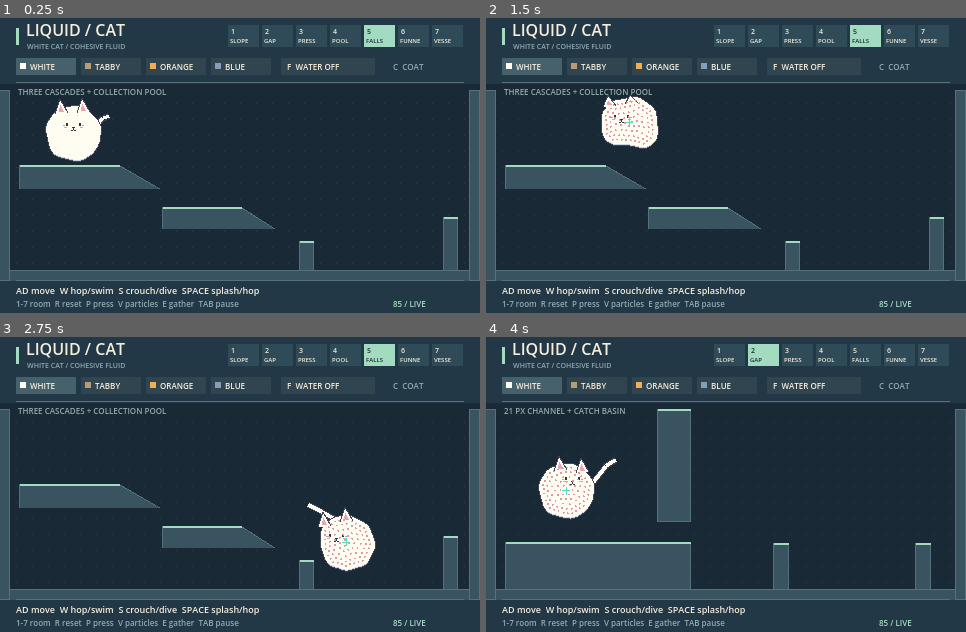
Above: before the commit, frames 1-4 (two rows, left to right).
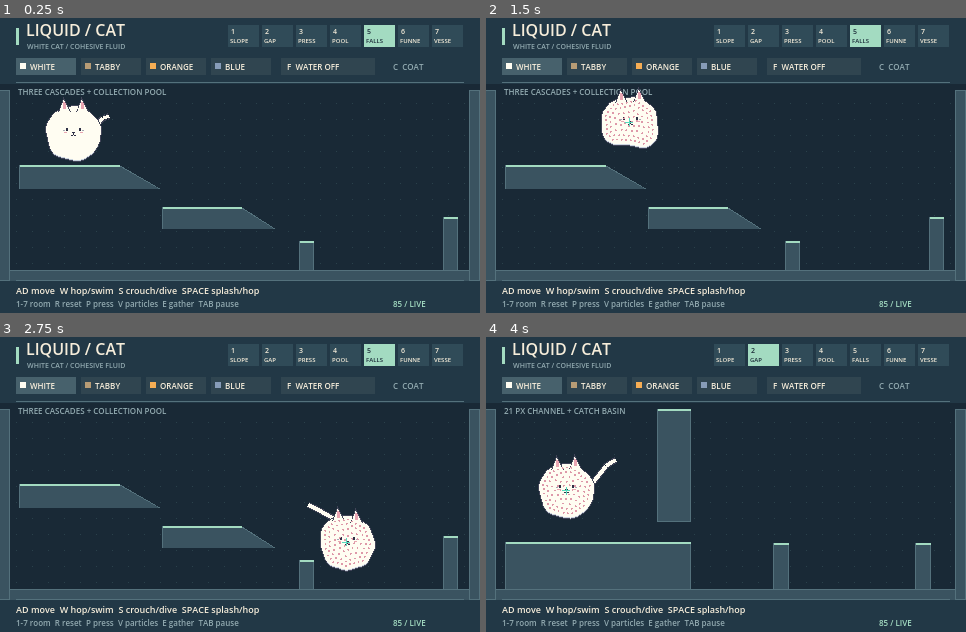
Above: after the commit, the same moments.

Repository: CKUN22/liquid_cat
Game: Godot game, scene res://scenes/cat_cascades.tscn
The game is run twice, just before and just after one commit, with the same random seed, the same clock (stepped at 60 frames per second) and the same inputs. The project has no main scene, so this scene is started directly.
Inputs (mouse positions are in pixels of both pictures, inside the frame that each line leads up to):
- Up to frame 1 (0.25 s): no input
- Up to frame 2 (1.5 s): tap Enter at 0.5 s; move the mouse to (831, 147) at 0.52 s; hold D (cat_right) 0.53-1.25 s; tap V at 0.6 s; click (831, 147) at 0.67 s; tap Space at 0.77 s; drag from (630, 177) to (702, 221) at 1.27 s
- Up to frame 3 (2.75 s): move the mouse to (288, 416) at 2.02 s; hold D (cat_right) from 2.03 s (still down); hold E from 2.03 s (still down)
- Up to frame 4 (4 s): release D (cat_right) at 2.75 s; release E at 2.75 s; drag from (702, 540) to (582, 437) at 2.77 s; move the mouse to (870, 525) at 3.52 s; hold A (cat_left) from 3.53 s (still down); tap 2 at 3.6 s; tap Space at 3.77 s

The runs differ from the first frame. In frame 1, 0.2% of the frame differs, in the area x 11-19%, y 26-40%; in frame 2, 0.2%; in frame 3, 0.2%, in the area x 66-76%, y 57-71%; in frame 4, 0.2%.

Commit message:
Fix face attachment, coat colors and markings after fluid recovery

Diff:
--- a/assetsimagecat/blue.tres
+++ b/assetsimagecat/blue.tres
@@ -9,6 +9,5 @@
 fur = Color(0.53, 0.61, 0.72, 1)
 shade = Color(0.37, 0.45, 0.58, 1)
 stripe = Color(0.31, 0.38, 0.50, 1)
-muzzle = Color(0.72, 0.78, 0.85, 1)
 ear = Color(0.76, 0.57, 0.68, 1)
 face = ExtResource("2")
--- a/assetsimagecat/cat_appearance.gd
+++ b/assetsimagecat/cat_appearance.gd
@@ -1,11 +1,10 @@
 extends Resource
-## Shared pixel palette; material markings are carried by the fluid particles.
+## Shared pixel palette. Water advects markings; fur rebuilds its coat pattern.
 
 @export var display_name := "WHITE"
 @export var fur := Color("fffdf2")
 @export var shade := Color("cbd5df")
 @export var stripe := Color("8b796c")
-@export var muzzle := Color("fffdf2")
 @export var ear := Color("e9a6b2")
 @export var striped := false
 @export var face: Texture2D = preload("res://assetsimagecat/face.svg")
--- a/assetsimagecat/orange.tres
+++ b/assetsimagecat/orange.tres
@@ -8,5 +8,4 @@
 fur = Color(0.96, 0.68, 0.33, 1)
 shade = Color(0.80, 0.46, 0.22, 1)
 stripe = Color(0.72, 0.34, 0.16, 1)
-muzzle = Color(1, 0.88, 0.64, 1)
 striped = true
--- a/assetsimagecat/tabby.tres
+++ b/assetsimagecat/tabby.tres
@@ -8,5 +8,4 @@
 fur = Color(0.72, 0.61, 0.46, 1)
 shade = Color(0.54, 0.44, 0.36, 1)
 stripe = Color(0.33, 0.29, 0.27, 1)
-muzzle = Color(0.95, 0.87, 0.70, 1)
 striped = true
--- a/scripts/liquid_cat.gd
+++ b/scripts/liquid_cat.gd
@@ -24,6 +24,16 @@
 var material_x := PackedFloat32Array()
 var material_y := PackedFloat32Array()
 var material_coordinates := PackedVector2Array()
+var body_mask := PackedByteArray()
+var feature_mask := PackedByteArray()
+var body_sum := PackedInt32Array()
+var face_size := Vector2i(21, 13)
+var face_scale := 1.0
+var face_supported := false
+var _face_texture: Texture2D
+var _face_image: Image
+var _body_bounds := Rect2i()
+var _last_feature_center := Vector2.ZERO
 var image: Image
 var surface: ImageTexture
 var center := Vector2.ZERO
@@ -47,6 +57,9 @@
 	field.resize(WIDTH * HEIGHT)
 	material_x.resize(WIDTH * HEIGHT)
 	material_y.resize(WIDTH * HEIGHT)
+	body_mask.resize(WIDTH * HEIGHT)
+	feature_mask.resize(WIDTH * HEIGHT)
+	body_sum.resize((WIDTH + 1) * (HEIGHT + 1))
 	image = Image.create(WIDTH, HEIGHT, false, Image.FORMAT_RGBA8)
 	surface = ImageTexture.create_from_image(image)
 	reset(Vector2(96, 125))
@@ -65,6 +78,7 @@
 	densities.resize(points.size())
 	center = _centroid()
 	face_position = center - Vector2(0, 2)
+	_last_feature_center = center
 	face_anchor = face_position
 	tail.clear()
 	for i in range(9):
@@ -247,21 +261,8 @@
 	return Color("438da9") if water_mode else appearance.shade
 
 func _update_features(delta: float) -> void:
-	# Keep the face in a dense neighborhood near the mass center rather than
-	# letting it lag on a thin trailing strand after flowing through a channel.
-	var weighted := Vector2.ZERO
-	var weight := 0.0
-	var desired := center - Vector2(0, 3)
-	for p in points:
-		var w := exp(-p.distance_squared_to(desired) / 200.0)
-		weighted += p * w
-		weight += w
-	var target := weighted / maxf(weight, 0.001)
-	if target.distance_to(center) > 24:
-		target = center + (target - center).limit_length(24)
-	face_position = face_position.lerp(target, 1.0 - exp(-8.0 * delta))
-	face_position = center + (face_position - center).limit_length(12)
-	face_anchor = face_position.round()
+	# Face placement uses the current rendered body mask, below. The physical
+	# centroid can be in a wall or between separate pools and is not a face anchor.
 	var rightmost := points[0]
 	for p in points:
 		if p.x > rightmost.x:
@@ -275,6 +276,7 @@
 	field.fill(0)
 	material_x.fill(0)
 	material_y.fill(0)
+	body_mask.fill(0)
 	image.fill(Color.TRANSPARENT)
 	var lower := Vector2i(WIDTH - 1, HEIGHT - 1)
 	var upper := Vector2i.ZERO
@@ -294,8 +296,7 @@
 					material_y[cell] += contribution * material_coordinates[particle].y
 	lower = lower.clamp(Vector2i(1, 1), Vector2i(WIDTH - 2, HEIGHT - 2))
 	upper = upper.clamp(Vector2i(1, 1), Vector2i(WIDTH - 2, HEIGHT - 2))
-	var base_color := _fur_color()
-	var shadow_color := _shade_color()
+	# First build the real visible body, including holes and solid occlusion.
 	for y in range(lower.y, upper.y + 1):
 		for x in range(lower.x, upper.x + 1):
 			var index := y * WIDTH + x
@@ -308,12 +309,30 @@
 					break
 			if in_solid:
 				continue
+			body_mask[index] = 1
+	_select_face_anchor(lower, upper)
+	var base_color := _fur_color()
+	var shadow_color := _shade_color()
+	var coat_center := (Vector2(lower) + Vector2(upper)) * 0.5
+	var coat_extent := Vector2(upper - lower).max(Vector2(30, 25))
+	for y in range(lower.y, upper.y + 1):
+		for x in range(lower.x, upper.x + 1):
+			var index := y * WIDTH + x
+			if body_mask[index] == 0:
+				continue
 			var color := base_color
 			if appearance.striped:
-				var u := material_x[index] / field[index]
-				var v := material_y[index] / field[index]
+				# Fur always reconstructs its recognizable coat in body space.
+				# Fluid particle mixing must not permanently scramble its identity.
+				var u := (x - coat_center.x) * 54.0 / coat_extent.x
+				var v := (y - coat_center.y) * 48.0 / coat_extent.y
+				if water_mode:
+					u = material_x[index] / field[index]
+					v = material_y[index] / field[index]
 				if absf(u) > 9 and posmod(int(v + sin(u * 0.19) * 3), 11) < 3:
-					color = appearance.stripe.lerp(color, 0.65 if water_mode else 0.0)
+					var face_distance := Vector2((x - face_anchor.x) / maxf(face_size.x * 0.65, 1), (y - face_anchor.y) / maxf(face_size.y * 0.8, 1)).length()
+					var marking := smoothstep(0.85, 1.35, face_distance) if face_supported else 1.0
+					color = color.lerp(appearance.stripe, marking * (0.35 if water_mode else 1.0))
 			if field[index - 1] < 0.58 or field[index + 1] < 0.58 or field[index - WIDTH] < 0.58 or field[index + WIDTH] < 0.58:
 				color = INK
 			elif field[mini(field.size() - 1, index + WIDTH * 2)] < 0.58:
@@ -323,21 +342,133 @@
 			elif water_mode and posmod(x + int(elapsed * 10), 29) < 5 and posmod(y + int(sin(elapsed * 2) * 2), 11) == 0:
 				color = Color("b8f4ef")
 			image.set_pixel(x, y, color)
+	_paint_features()
 	surface.update(image)
 
-func _ear(x: float) -> void:
-	var top := HEIGHT * 1.0
-	for p in points:
-		if absf(p.x - x) < 8:
-			top = minf(top, p.y - 4)
-	if top > HEIGHT - 1:
+func _face_rect(anchor: Vector2i, size: Vector2i, padding: int) -> Rect2i:
+	return Rect2i(anchor - Vector2i(size.x / 2, size.y / 2) - Vector2i.ONE * padding, size + Vector2i.ONE * padding * 2)
+
+func _covered(rect: Rect2i) -> bool:
+	if rect.position.x < 1 or rect.position.y < 1 or rect.end.x >= WIDTH or rect.end.y >= HEIGHT:
+		return false
+	if not _body_bounds.encloses(rect):
+		return false
+	var stride := WIDTH + 1
+	var filled := body_sum[rect.end.y * stride + rect.end.x] - body_sum[rect.position.y * stride + rect.end.x] - body_sum[rect.end.y * stride + rect.position.x] + body_sum[rect.position.y * stride + rect.position.x]
+	return filled == rect.size.x * rect.size.y
+
+func _select_face_anchor(lower: Vector2i, upper: Vector2i) -> void:
+	# Summed area queries require the entire face AND its fur margin to exist.
+	var tracking_position := face_position + center - _last_feature_center
+	_last_feature_center = center
+	body_sum.fill(0)
+	_body_bounds = Rect2i(lower, upper - lower + Vector2i.ONE)
+	for y in range(lower.y, upper.y + 1):
+		var row := 0
+		for x in range(lower.x, upper.x + 1):
+			row += body_mask[y * WIDTH + x]
+			body_sum[(y + 1) * (WIDTH + 1) + x + 1] = body_sum[y * (WIDTH + 1) + x + 1] + row
+	var remaining := body_mask.duplicate()
+	var largest := PackedInt32Array()
+	for y in range(lower.y, upper.y + 1):
+		for x in range(lower.x, upper.x + 1):
+			var seed := y * WIDTH + x
+			if remaining[seed] == 0:
+				continue
+			var component := PackedInt32Array([seed])
+			remaining[seed] = 0
+			var head := 0
+			while head < component.size():
+				var cell := component[head]
+				head += 1
+				for neighbor in [cell - 1, cell + 1, cell - WIDTH, cell + WIDTH]:
+					if remaining[neighbor] != 0:
+						remaining[neighbor] = 0
+						component.append(neighbor)
+			if component.size() > largest.size():
+				largest = component
+	feature_mask.fill(0)
+	for cell in largest:
+		feature_mask[cell] = 1
+	face_supported = false
+	# A shallow puddle needs a smaller face, not a detached rectangular head.
+	for scale_value in [1.0, 0.85, 0.7, 0.55, 0.4, 0.25, 0.16]:
+		var size := Vector2i(maxi(3, roundi(21 * scale_value)), maxi(2, roundi(13 * scale_value)))
+		var padding := 2 if scale_value >= 0.4 else 1
+		var best_score := INF
+		var best := Vector2i.ZERO
+		for cell in largest:
+			var candidate := Vector2i(cell % WIDTH, cell / WIDTH)
+			if not _covered(_face_rect(candidate, size, padding)):
+				continue
+			var score := Vector2(candidate).distance_squared_to(center - Vector2(0, 3)) * 0.3 + Vector2(candidate).distance_squared_to(tracking_position) * 0.7
+			if score < best_score:
+				best_score = score
+				best = candidate
+		if best_score < INF:
+			face_anchor = Vector2(best)
+			face_position = face_anchor
+			face_size = size
+			face_scale = scale_value
+			face_supported = true
+			return
+
+func _solid_pixel(pixel: Vector2i) -> bool:
+	for polygon in obstacles:
+		if Geometry2D.is_point_in_polygon(Vector2(pixel), polygon):
+			return true
+	return false
+
+func _paint_ear(x: int) -> void:
+	var top := int(face_anchor.y)
+	while top > 1 and feature_mask[top * WIDTH + x] != 0:
+		top -= 1
+	var scale_value := maxf(face_scale, 0.4)
+	var base := Vector2(x, top + 3 * scale_value)
+	var tip := base + Vector2(-1, -12) * scale_value
+	var triangle := PackedVector2Array([base + Vector2(-6, 2) * scale_value, tip, base + Vector2(6, 2) * scale_value])
+	for y in range(maxi(1, floori(tip.y)), mini(HEIGHT - 1, ceili(base.y + 3))):
+		for px in range(maxi(1, floori(base.x - 6 * scale_value)), mini(WIDTH - 1, ceili(base.x + 6 * scale_value + 1))):
+			var pixel := Vector2i(px, y)
+			if _solid_pixel(pixel) or not Geometry2D.is_point_in_polygon(Vector2(pixel), triangle):
+				continue
+			var color := _fur_color()
+			var edge := minf(Geometry2D.get_closest_point_to_segment(Vector2(pixel), triangle[0], tip).distance_to(Vector2(pixel)), Geometry2D.get_closest_point_to_segment(Vector2(pixel), tip, triangle[2]).distance_to(Vector2(pixel)))
+			if edge < 0.8:
+				color = INK
+			elif y > tip.y + 4 * scale_value and y < base.y and absf(px - x) < 2 * scale_value:
+				color = Color("b8f4ef") if water_mode else appearance.ear
+			image.set_pixel(px, y, color)
+
+func _paint_features() -> void:
+	if not face_supported:
 		return
-	var base := Vector2(roundf(x), roundf(top + 5))
-	var tip := _collide(base + Vector2(-2, -13)).round()
-	var vertices := PackedVector2Array([base + Vector2(-7, 2), tip, base + Vector2(6, 1)])
-	draw_colored_polygon(vertices, _fur_color())
-	draw_polyline(PackedVector2Array([vertices[0], vertices[1], vertices[2]]), INK, 1.0)
-	draw_colored_polygon(PackedVector2Array([base + Vector2(-3, 0), tip + Vector2(0, 5), base + Vector2(2, 0)]), Color("b8f4ef") if water_mode else appearance.ear)
+	_paint_ear(roundi(face_anchor.x - face_size.x * 0.45))
+	_paint_ear(roundi(face_anchor.x + face_size.x * 0.45))
+	if _face_texture != appearance.face:
+		_face_texture = appearance.face
+		_face_image = _face_texture.get_image()
+		if _face_image.is_compressed():
+			_face_image.decompress()
+	var origin := Vector2i(face_anchor) - Vector2i(face_size.x / 2, face_size.y / 2)
+	for y in face_size.y:
+		for x in face_size.x:
+			var source := Vector2i(mini(20, int((x + 0.5) * 21 / face_size.x)), mini(12, int((y + 0.5) * 13 / face_size.y)))
+			var color := _face_image.get_pixelv(source)
+			if fmod(elapsed, 4.4) > 4.24 and source.y < 7:
+				color.a = 0
+				if source.y == 4 and (source.x >= 3 and source.x <= 5 or source.x >= 15 and source.x <= 17):
+					color = INK
+			if color.a > 0:
+				var pixel := origin + Vector2i(x, y)
+				image.set_pixelv(pixel, image.get_pixelv(pixel).lerp(color, color.a))
+	# Forehead markings are clipped to real fur, just like the face pixels.
+	if appearance.striped:
+		for mark in range(-1, 2):
+			for step in range(3):
+				var pixel := Vector2i(face_anchor) + Vector2i(roundi(mark * (4 - step * 0.5) * face_scale), -face_size.y / 2 - 2 + step)
+				if pixel.x > 0 and pixel.x < WIDTH and pixel.y > 0 and pixel.y < HEIGHT and body_mask[pixel.y * WIDTH + pixel.x] != 0:
+					image.set_pixelv(pixel, appearance.stripe)
 
 func _draw() -> void:
 	if surface == null:
@@ -350,18 +481,6 @@
 			tail_color = appearance.stripe.lerp(tail_color, 0.65 if water_mode else 0)
 		draw_line(tail[i].round(), tail[i + 1].round(), tail_color, 4)
 	draw_texture(surface, Vector2.ZERO)
-	_ear(face_anchor.x - 11)
-	_ear(face_anchor.x + 11)
-	# The face has its own pale patch, so it survives very thin / long shapes.
-	draw_rect(Rect2(face_anchor - Vector2(11, 6), Vector2(22, 13)), _fur_color() if water_mode else appearance.muzzle)
-	if appearance.striped:
-		for mark in range(-1, 2):
-			draw_line(face_anchor + Vector2(mark * 4, -9), face_anchor + Vector2(mark * 3, -6), appearance.stripe, 2)
-	if fmod(elapsed, 4.4) > 4.24:
-		draw_line(face_anchor + Vector2(-7, -1), face_anchor + Vector2(-4, -1), INK)
-		draw_line(face_anchor + Vector2(4, -1), face_anchor + Vector2(7, -1), INK)
-	else:
-		draw_texture(appearance.face, face_anchor - Vector2(10, 6))
 	if debug_particles:
 		for p in points:
 			draw_circle(p, 1, Color("de99a9"))
Not shown, changed: assetsimagecat/README.md
